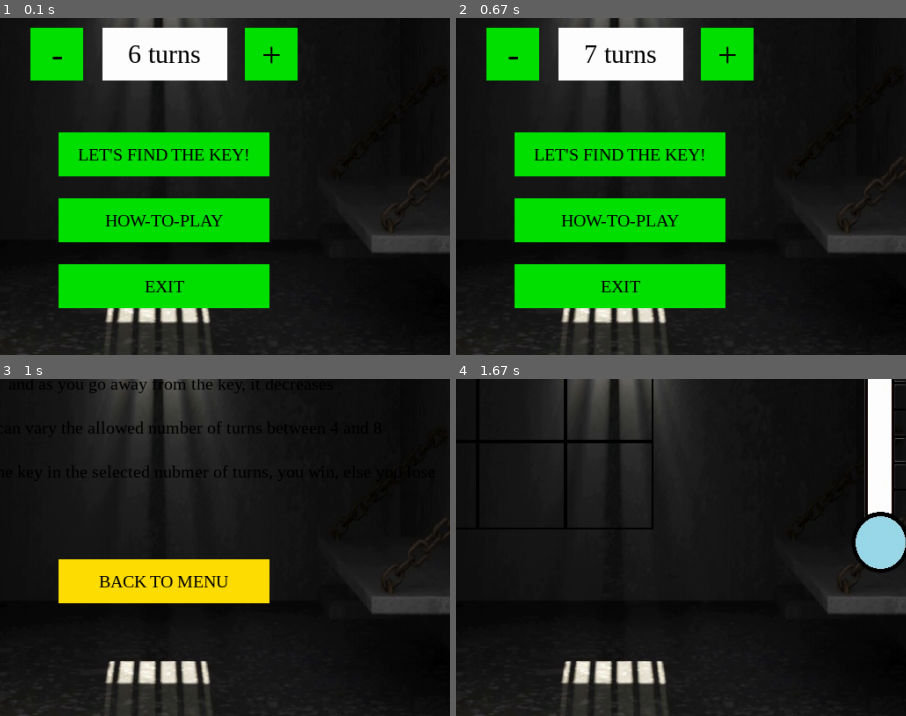
Above: before the commit, frames 1-4 (two rows, left to right).
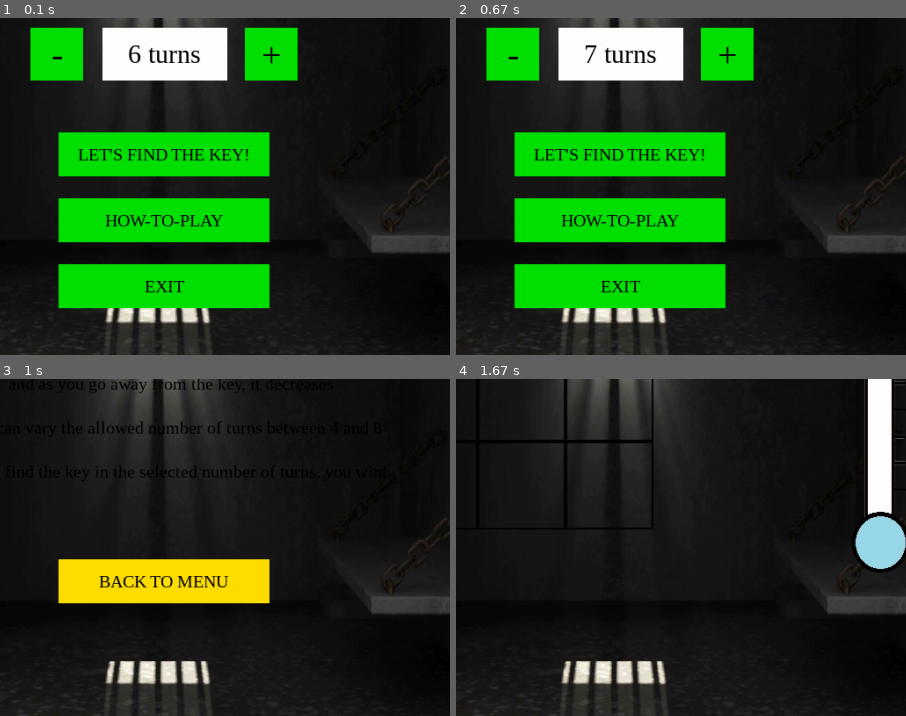
Above: after the commit, the same moments.

Repository: vineetjc/pygame-Search-the-Key
Game: pygame game, started from main.py
The game is run twice, just before and just after one commit, with the same random seed, the same clock (stepped at 60 frames per second) and the same inputs. The source before the commit is Python 2; it was converted automatically to run under Python 3.
Inputs (mouse positions are % of the whole screen's width and height, from its top left):
- Up to frame 1 (0.1 s): no input
- Up to frame 2 (0.67 s): press the mouse at (62, 55) at 0.37 s; move the mouse to (48, 37) at 0.47 s; release the mouse at (35, 19) at 0.6 s
- Up to frame 3 (1 s): click "HOW-TO-PLAY" at 0.72 s
- Up to frame 4 (1.67 s): press the mouse at (50, 79) at 1.03 s; move the mouse to (63, 72) at 1.13 s; release the mouse at (76, 66) at 1.27 s; press the mouse at (50, 69) at 1.37 s; move the mouse to (31, 49) at 1.47 s; release the mouse at (12, 28) at 1.6 s
The pictures show only the part of the screen within x 32-82%, y 49-99%; the shares and areas given below are measured in that part.

Frames 1-2 are identical in both runs. In frame 3, 0.1% of the frame differs, in the area x 17-53%, y 25-30%; in frame 4, nothing differs.

Commit message:
Correct spacing and indentation, minor fixes

Diff:
--- a/main.py
+++ b/main.py
@@ -26,10 +26,10 @@
 WHITE = (255,255,255)
 
 instructionSet = ["1. There exists a 5x5 grid, one of which holds the key",
-		  "2. As you go closer to the key, the temperature increases",
+                  "2. As you go closer to the key, the temperature increases",
                   "   and as you go away from the key, it decreases",
                   "3. You can vary the allowed number of turns between 4 and 8",
-                  "4. If you find the key in the selected nubmer of turns, you win, else you lose"]
+                  "4. If you find the key in the selected number of turns, you win!"]
 
 #Start Button
 startRect = pygame.Rect((392,509,240,50))
@@ -77,7 +77,6 @@
 
     howto = False #Instruction Menu
     start = False #Game Start
-    exit = False #Exit
 
     #Initialise fonts
     pygame.font.init()
@@ -96,6 +95,7 @@
         if event.type == pygame.MOUSEMOTION:
             x, y = event.pos
 
+        #main menu
         if start == False and howto == False:
             if event.type == pygame.MOUSEBUTTONDOWN and event.button == 1:
                 if howtoRect.collidepoint(event.pos):
@@ -105,9 +105,8 @@
                     start = True
                     break
 
-		elif exitRect.collidepoint(event.pos):
-                    exit = True
-		    pygame.quit()
+                elif exitRect.collidepoint(event.pos):
+                    pygame.quit()
                     sys.exit()
 
                 elif incTurnsRect.collidepoint(event.pos):
@@ -142,7 +141,7 @@
             textSurf6, textRect6 = text_objects(str(maxturns) + " turns", numTurnText)
             textRect6.center = ( 512, 420)
 
-	    howtotext = pygame.font.SysFont("liberationserif",20)
+            howtotext = pygame.font.SysFont("liberationserif",20)
             textSurf7, textRect7 = text_objects("EXIT", howtotext)
             textRect7.center = ( (width/2), (height/2) + 300)
 
@@ -154,14 +153,13 @@
             else:
                 pygame.draw.rect(windowSurface, GREEN, startRect)
 
-
             if x>=buttonLeft and x<=buttonRight and y>=height/2+200 and y<=height/2+200+buttonHeight:
                 pygame.draw.rect(windowSurface, GOLD, howtoRect)
 
             else:
                 pygame.draw.rect(windowSurface, GREEN, howtoRect)
 
-	    if x>=buttonLeft and x<=buttonRight and y>=height/2+275 and y<=height/2+275+buttonHeight:
+            if x>=buttonLeft and x<=buttonRight and y>=height/2+275 and y<=height/2+275+buttonHeight:
                 pygame.draw.rect(windowSurface, GOLD, exitRect)
 
             else:
@@ -178,7 +176,6 @@
 
             else:
                 pygame.draw.rect(windowSurface, GREEN, incTurnsRect)
-
 
             pygame.draw.rect(windowSurface, WHITE, numTurnsRect)
 
@@ -188,9 +185,9 @@
             windowSurface.blit(textSurf4, textRect4)
             windowSurface.blit(textSurf5, textRect5)
             windowSurface.blit(textSurf6, textRect6)
-	    windowSurface.blit(textSurf7, textRect7)
-
-
+            windowSurface.blit(textSurf7, textRect7)
+
+        #how to screen
         elif howto == True:
             startmenu = pygame.font.SysFont("liberationserif",20)
             textSurf4, textRect4 = text_objects("BACK TO START MENU", startmenu)
@@ -233,6 +230,7 @@
 
         pygame.display.flip()
 
+    #start game
     while not done and start == True:
         right=50
         down=50
@@ -247,10 +245,9 @@
             if event.type==MOUSEBUTTONDOWN and event.button==1:
                 pos=event.pos
                 for rec in rects:
-                    #print(rec," ",pos)
                     if rec.collidepoint(pos):
                         distance=sqrt((rec.center[0]-rects[key_idx-1].center[0])**2 + (rec.center[1]-rects[key_idx-1].center[1])**2)
-                        # distance to hot/cold
+                        # distance to hot/cold measure
                         if distance<=100:
                             therm=pygame.image.load('Images/thermo+12Red.png')
                         if 100<distance<=142:
@@ -361,7 +358,7 @@
         pygame.display.flip()
 
 def show_end_screen():
-    BG=pygame.image.load('Images/jail background.jpg')
+    BG=pygame.image.load('Images/jail2.png')
     x= y =0 #to track mouse movement
     buttonWidth=240
     buttonHeight=50
